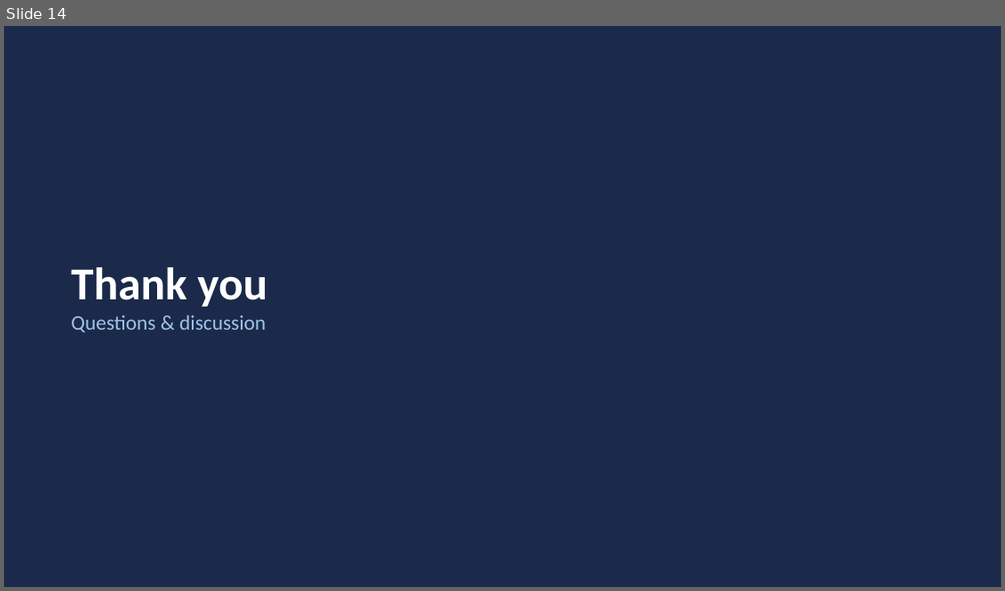
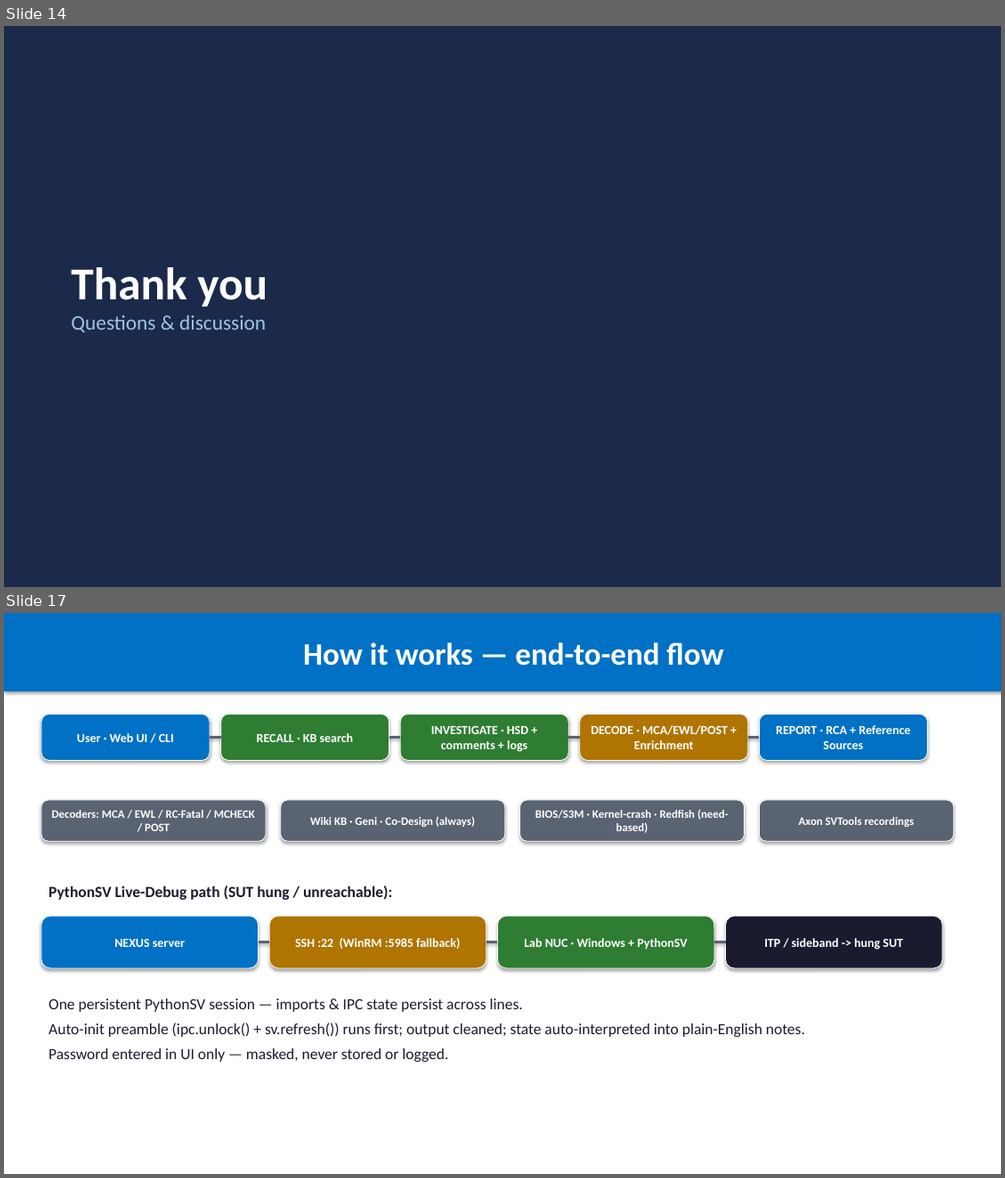
Before and after one commit to balajirajaram/HSDES_NEXUS_TOOL, a slide deck: presentation/Auto_HSD_Analyser.pptx. Shown one above the other, each under a label of ours: slide 14 before the commit, slides 14 and 17 after it; the slides between them are not shown. The pictures are 1005x591 and 1005x1178 pixels, drawn with LibreOffice and Linux fonts; fonts in the diff are those of the drawing. Boxes give left, top, right and bottom in pixels: in the first picture for what was removed or moved away, otherwise in the second. Text is boxed around its words. In the diff, an @@ line names an element or a change of style, - is before the commit and + after.

Commit message:
Add NUC PythonSV live-debug, marketplace enrichment, MCA bank maps (GNR/SRF/CWF)
- NUC PythonSV tab: SSH-first + WinRM fallback, persistent session, auto-init unlock+refresh, output cleaner + state interpreter; password via UI (masked, not stored).
- Optional marketplace MCP enrichment (Wiki KB always; BIOS/S3M, kernel-crash, Redfish need-based).
- Reference Sources citation in reports.
- Product-aware MCA bank->unit resolver with GNR, SRF, CWF, DMR maps.
- Presentation updated (+ original backup).

```diff
--- a/presentation/Auto_HSD_Analyser.pptx
+++ b/presentation/Auto_HSD_Analyser.pptx
@@ slide 17 added at (4, 613, 1001, 1174), background #FFFFFF @@
@@ rectangle added at (4, 613, 1001, 691), fill #0071C5, 30 pt, text #FFFFFF, bold @@
+How it works — end-to-end flow
@@ rounded rectangle added at (41, 714, 210, 761), fill #0071C5, outline #FFFFFF 0.75 pt, 12 pt, text #FFFFFF, bold @@
+User · Web UI / CLI
@@ rounded rectangle added at (221, 714, 389, 761), fill #2E7D32, outline #FFFFFF 0.75 pt, 12 pt, text #FFFFFF, bold @@
+RECALL · KB search
@@ rounded rectangle added at (400, 714, 568, 761), fill #2E7D32, outline #FFFFFF 0.75 pt, 12 pt, text #FFFFFF, bold @@
+INVESTIGATE · HSD + comments + logs
@@ rounded rectangle added at (580, 714, 748, 761), fill #B07400, outline #FFFFFF 0.75 pt, 12 pt, text #FFFFFF, bold @@
+DECODE · MCA/EWL/POST + Enrichment
@@ rounded rectangle added at (760, 714, 928, 761), fill #0071C5, outline #FFFFFF 0.75 pt, 12 pt, text #FFFFFF, bold @@
+REPORT · RCA + Reference Sources
@@ elbow line added from (210, 737) to (221, 737), #5A6372 2 pt @@
@@ elbow line added from (389, 737) to (400, 737), #5A6372 2 pt @@
@@ elbow line added from (568, 737) to (580, 737), #5A6372 2 pt @@
@@ elbow line added from (748, 737) to (760, 737), #5A6372 2 pt @@
@@ rounded rectangle added at (41, 800, 266, 841), fill #5A6372, outline #FFFFFF 0.75 pt, 11 pt, text #FFFFFF, bold @@
+Decoders: MCA / EWL / RC-Fatal / MCHECK / POST
@@ rounded rectangle added at (281, 800, 505, 841), fill #5A6372, outline #FFFFFF 0.75 pt, 11 pt, text #FFFFFF, bold @@
+Wiki KB · Geni · Co-Design (always)
@@ rounded rectangle added at (520, 800, 744, 841), fill #5A6372, outline #FFFFFF 0.75 pt, 11 pt, text #FFFFFF, bold @@
+BIOS/S3M · Kernel-crash · Redfish (need-based)
@@ rounded rectangle added at (760, 800, 954, 841), fill #5A6372, outline #FFFFFF 0.75 pt, 11 pt, text #FFFFFF, bold @@
+Axon SVTools recordings
@@ text added at (48, 885, 392, 900), 15 pt, text #1B1B2F, bold @@
+PythonSV Live-Debug path (SUT hung / unreachable):
@@ rounded rectangle added at (41, 916, 259, 968), fill #0071C5, outline #FFFFFF 0.75 pt, 12 pt, text #FFFFFF, bold @@
+NEXUS server
@@ rounded rectangle added at (269, 916, 486, 968), fill #B07400, outline #FFFFFF 0.75 pt, 12 pt, text #FFFFFF, bold @@
+SSH :22 (WinRM :5985 fallback)
@@ rounded rectangle added at (498, 916, 714, 968), fill #2E7D32, outline #FFFFFF 0.75 pt, 12 pt, text #FFFFFF, bold @@
+Lab NUC · Windows + PythonSV
@@ rounded rectangle added at (726, 916, 942, 968), fill #1B1B2F, outline #FFFFFF 0.75 pt, 12 pt, text #FFFFFF, bold @@
+ITP / sideband -> hung SUT
@@ elbow line added from (259, 942) to (269, 942), #5A6372 2 pt @@
@@ elbow line added from (486, 942) to (498, 942), #5A6372 2 pt @@
@@ elbow line added from (714, 942) to (726, 942), #5A6372 2 pt @@
@@ text added at (48, 998, 805, 1062), 15 pt, text #1B1B2F @@
+One persistent PythonSV session — imports & IPC state persist across lines.
+Auto-init preamble (ipc.unlock() + sv.refresh()) runs first; output cleaned; state auto-interpreted into plain-English notes.
+Password entered in UI only — masked, never stored or logged.
```
Also in this commit, not shown: 6 other slides added, 20 other files.
